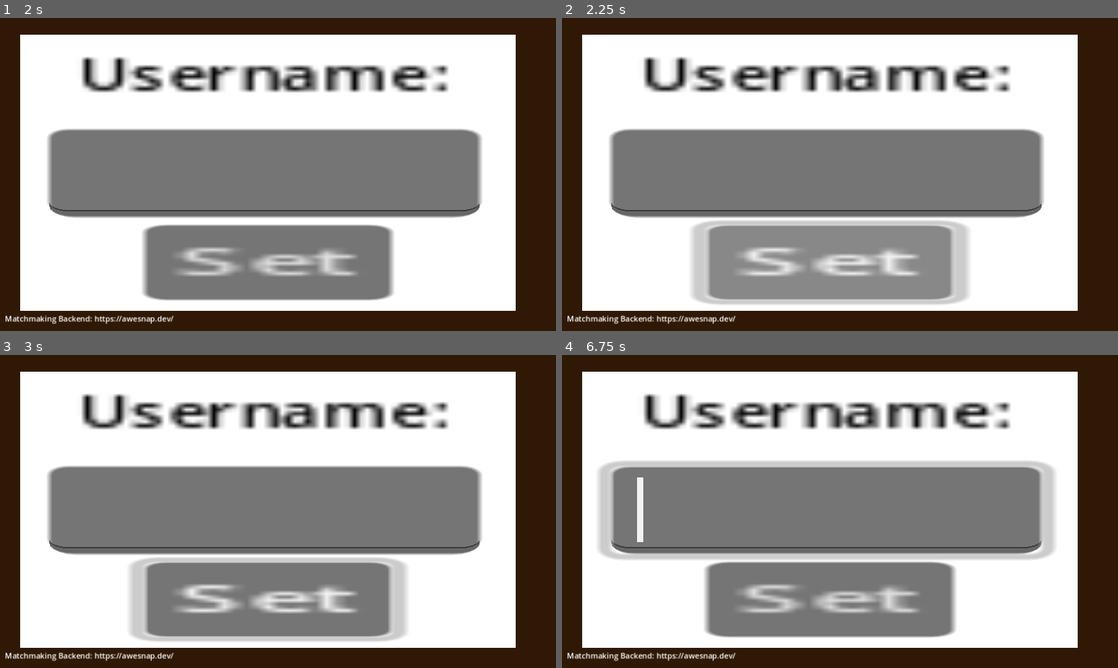
Above: before the commit, frames 1-4 (two rows, left to right).
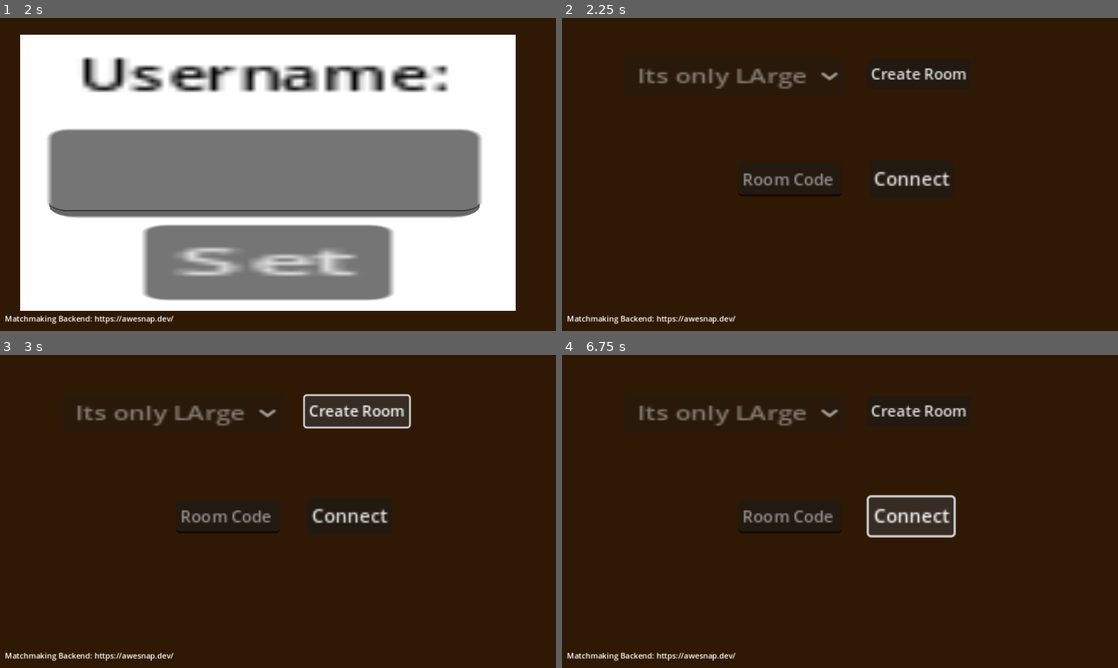
Above: after the commit, the same moments.

Repository: CoolCoderMan281/Rock-Paper-Panic
Game: Godot game, scene res://Scenes/mainmenu.tscn
Same seed, same stepped clock (60 frames per second), same inputs: the game is played once before the commit and once after it.
Inputs (mouse positions are in pixels of both pictures, inside the frame that each line leads up to):
- Up to frame 1 (2 s): click "Play" at 0.5 s; click "Multiplayer" at 1.25 s
- Up to frame 2 (2.25 s): click "Set" at 2 s
- Up to frame 3 (3 s): click (355, 411) at 2.75 s, where only the run after the commit has a clickable "Create Room"
- Up to frame 4 (6.75 s): click (828, 599) at 3.5 s, where only the run before the commit has a clickable "Set"; click (917, 411) at 4.25 s, where only the run after the commit has a clickable "Create Room"; click (828, 599) at 5 s, where only the run before the commit has a clickable "Set"; click (917, 411) at 5.75 s, where only the run after the commit has a clickable "Create Room"; click (912, 517) at 6.5 s, where only the run after the commit has a clickable "Connect"

Frame 1 is identical in both runs. In frame 2, 78% of the frame differs, in the area x 3-93%, y 5-94%; in frame 3, 78%; in frame 4, 78%.

Commit message:
Username set

Diff:
--- a/Code/Multiplayer_Join.gd
+++ b/Code/Multiplayer_Join.gd
@@ -11,3 +11,9 @@
 
 func _on_create_room_pressed() -> void:
 	var server_url = Globals.multiplayer_host+"create_room"
+
+
+func _on_username_set_pressed():
+	Globals.multiplayer_username = %Username_IN.text
+	%Username_Prompt.visible = false
+	%Main.visible = true
--- a/Scenes/multiplayer.tscn
+++ b/Scenes/multiplayer.tscn
@@ -18,20 +18,21 @@
 offset_bottom = 634.0
 text = "Matchmaking Backend: "
 
-[node name="Control" type="Control" parent="."]
+[node name="Username_Prompt" type="Control" parent="."]
+unique_name_in_owner = true
 layout_mode = 3
 anchors_preset = 0
 offset_right = 40.0
 offset_bottom = 40.0
 
-[node name="Background" type="ColorRect" parent="Control"]
+[node name="Background" type="ColorRect" parent="Username_Prompt"]
 layout_mode = 0
 offset_left = 42.0
 offset_top = 34.0
 offset_right = 1069.0
 offset_bottom = 606.0
 
-[node name="Username_Label" type="Label" parent="Control"]
+[node name="Username_Label" type="Label" parent="Username_Prompt"]
 modulate = Color(0, 0, 0, 1)
 layout_mode = 0
 offset_left = 160.0
@@ -41,7 +42,7 @@
 scale = Vector2(9.07054, 5.78157)
 text = "Username:"
 
-[node name="Username_IN" type="LineEdit" parent="Control"]
+[node name="Username_IN" type="LineEdit" parent="Username_Prompt"]
 unique_name_in_owner = true
 layout_mode = 0
 offset_left = 102.0
@@ -50,7 +51,7 @@
 offset_bottom = 262.0
 scale = Vector2(13.2989, 5.78949)
 
-[node name="Username_SET" type="Button" parent="Control"]
+[node name="Username_SET" type="Button" parent="Username_Prompt"]
 layout_mode = 0
 offset_left = 300.0
 offset_top = 429.0
@@ -60,6 +61,7 @@
 text = "Set"
 
 [node name="Main" type="Control" parent="."]
+unique_name_in_owner = true
 visible = false
 layout_mode = 3
 anchors_preset = 0
@@ -106,6 +108,7 @@
 popup/item_0/text = "Its only LArge"
 
 [node name="CreatedRoom" type="Control" parent="."]
+unique_name_in_owner = true
 visible = false
 layout_mode = 3
 anchors_preset = 0
@@ -148,5 +151,6 @@
 scale = Vector2(6.44723, 6.44723)
 text = "Cancel"
 
+[connection signal="pressed" from="Username_Prompt/Username_SET" to="." method="_on_username_set_pressed"]
 [connection signal="pressed" from="Main/RoomJoin" to="." method="_on_room_join_pressed"]
 [connection signal="pressed" from="Main/CreateRoom" to="." method="_on_create_room_pressed"]
